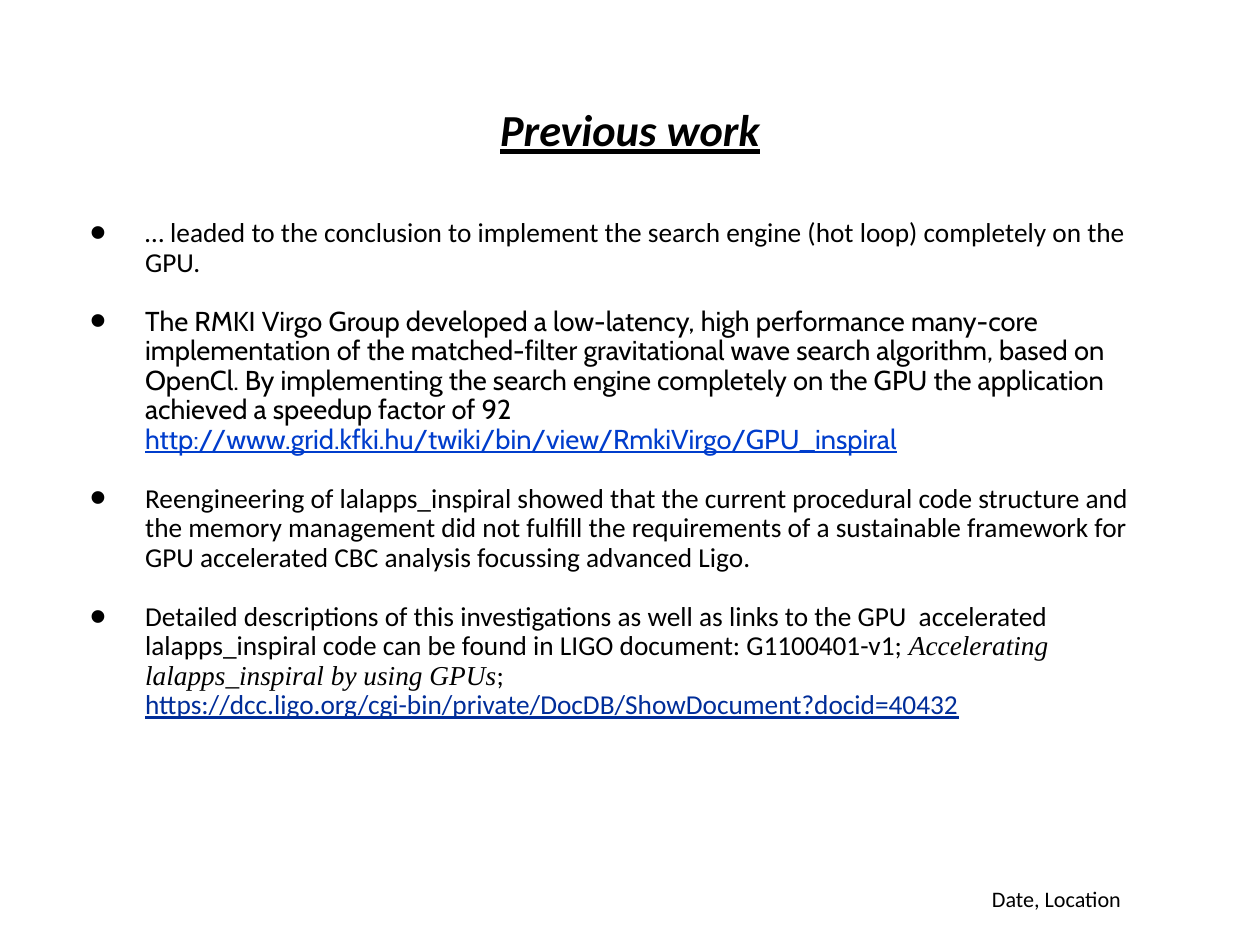
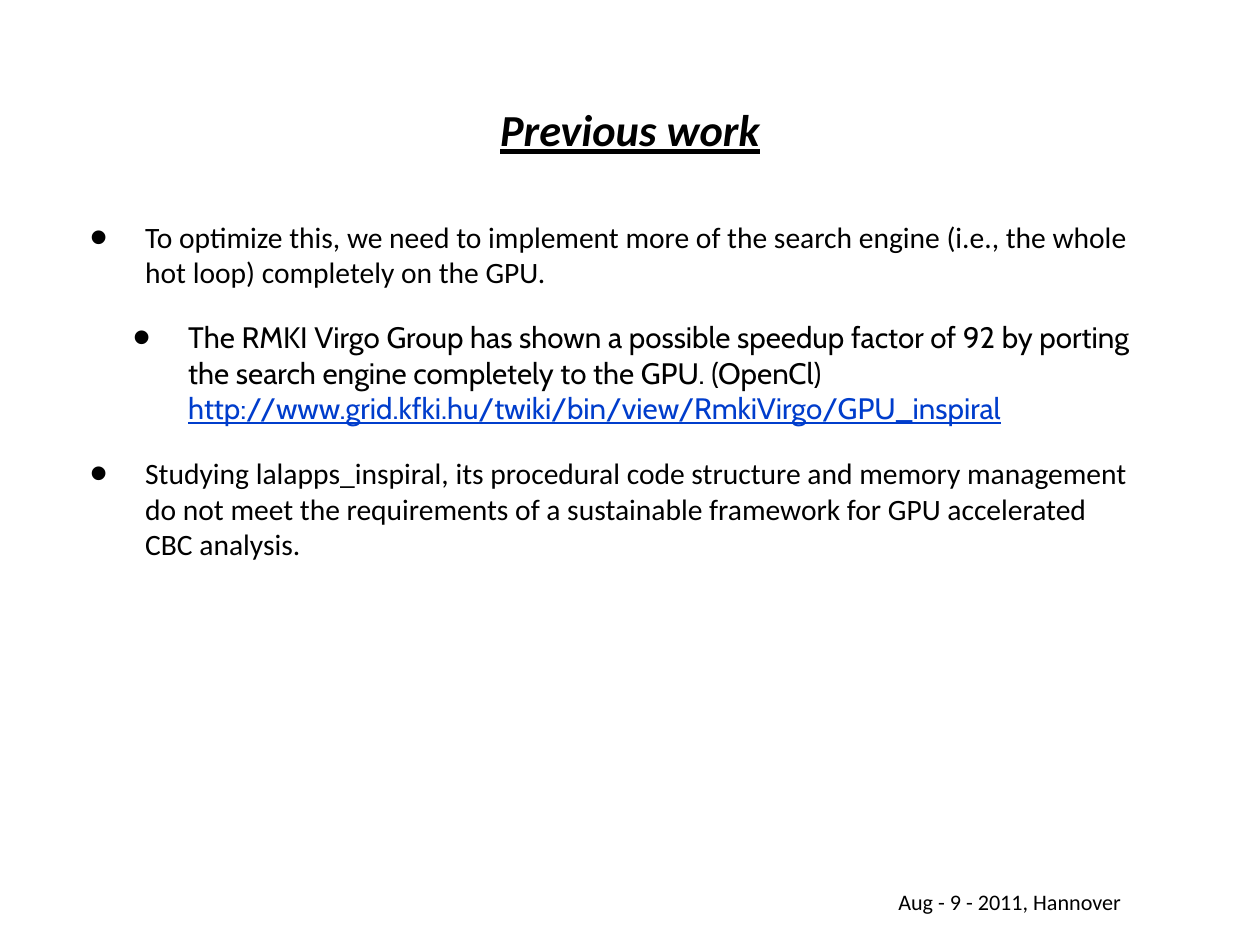
Before and after one commit to gwastro/pycbc, a slide deck: slide 3 of doc/Pycbc-Refactoring-GPU-inspiral.ppt. Drawn at 1260x945 pixels with LibreOffice and Linux fonts; fonts in the diff are those of the drawing; background and template pictures are left out. Boxes give left, top, right and bottom in pixels: in the first picture for what was removed or moved away, otherwise in the second. Text is boxed around its words. In the diff, an @@ line names an element or a change of style, - is before the commit and + after.

```diff
--- a/doc/Pycbc-Refactoring-GPU-inspiral.ppt
+++ b/doc/Pycbc-Refactoring-GPU-inspiral.ppt
@@ text at (x1=145, y1=226, x2=1129, y2=560): text changed; size 22.2 to 24 pt @@
-• … leaded to the conclusion to implement the search engine (hot loop) completely on the GPU.
-• The RMKI Virgo Group developed a low-latency, high performance many-core implementation of the matched-filter gravitational wave search algorithm, based on OpenCl. By implementing the search engine completely on the GPU the application achieved a speedup factor of 92
-  http://www.grid.kfki.hu/twiki/bin/view/RmkiVirgo/GPU_inspiral
-• Reengineering of lalapps_inspiral showed that the current procedural code structure and the memory management did not fulfill the requirements of a sustainable framework for GPU accelerated CBC analysis focussing advanced Ligo.
-• Detailed descriptions of this investigations as well as links to the GPU accelerated lalapps_inspiral code can be found in LIGO document: G1100401-v1; Accelerating lalapps_inspiral by using GPUs; https://dcc.ligo.org/cgi-bin/private/DocDB/ShowDocument?docid=40432
+• To optimize this, we need to implement more of the search engine (i.e., the whole hot loop) completely on the GPU.
+  • The RMKI Virgo Group has shown a possible speedup factor of 92 by porting the search engine completely to the GPU. (OpenCl)
+    http://www.grid.kfki.hu/twiki/bin/view/RmkiVirgo/GPU_inspiral
+• Studying lalapps_inspiral, its procedural code structure and memory management do not meet the requirements of a sustainable framework for GPU accelerated CBC analysis.
@@ text added at (x1=898, y1=895, x2=1121, y2=914), 18 pt, text #000000 @@
+Aug - 9 - 2011, Hannover
@@ text removed at (x1=992, y1=891, x2=1121, y2=910) @@
-Date, Location
```
Also in this commit, not shown: 11 other slides changed, 1 slide added, 2 slides removed, 2 other files.
